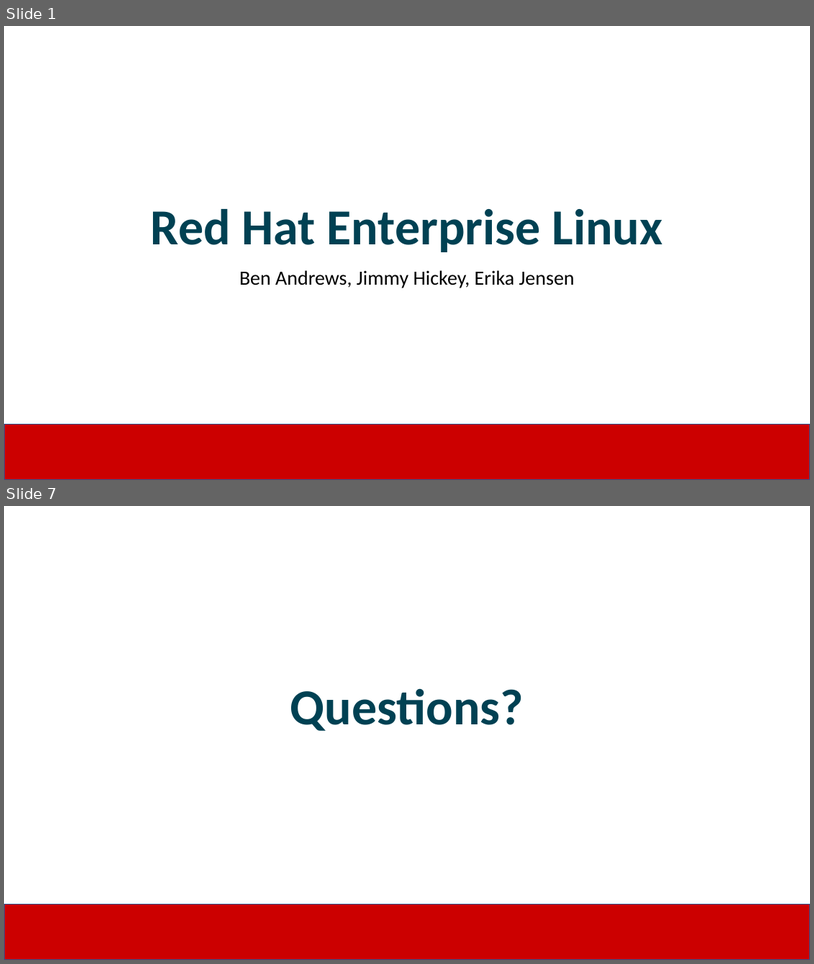
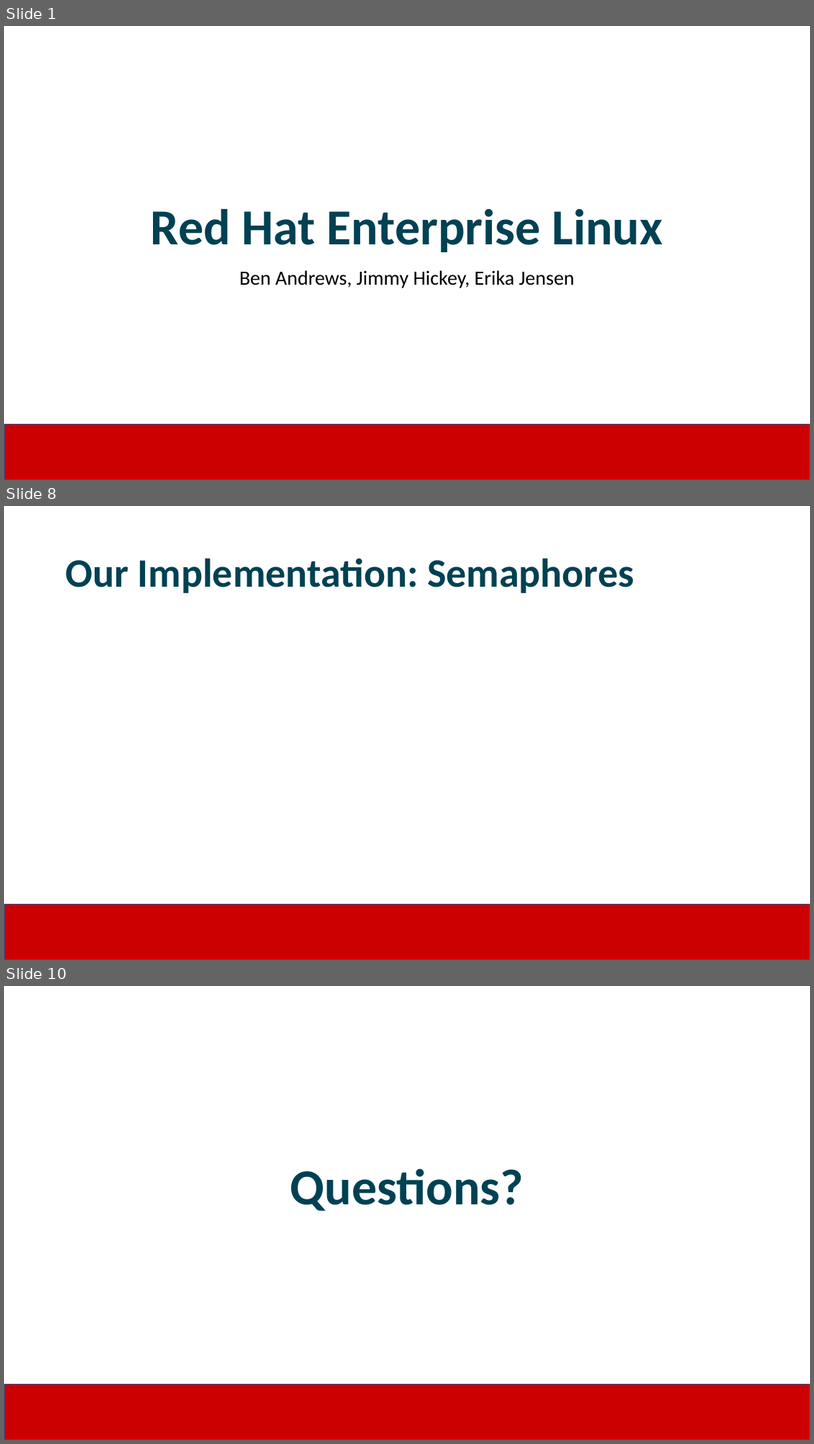
Before and after one commit to JimmyJHickey/Rambunctious-Homunculi, a slide deck: reports/RedHat_Presentation.pptx. Shown one above the other, each under a label of ours: slides 1 and 7 before the commit, slides 1, 8 and 10 after it; the slides between them are not shown. The pictures are 814x964 and 814x1444 pixels, drawn with LibreOffice and Linux fonts; fonts in the diff are those of the drawing; background and template pictures are left out. Boxes give left, top, right and bottom in pixels: in the first picture for what was removed or moved away, otherwise in the second. Text is boxed around its words. In the diff, an @@ line names an element or a change of style, - is before the commit and + after.

```diff
--- a/reports/RedHat_Presentation.pptx
+++ b/reports/RedHat_Presentation.pptx
@@ slide 8 added at <box>4,506,810,960</box>, background #FFFFFF; not listed: 1 template element that a slide beside it also shows @@
@@ title added at <box>65,558,635,593</box>, 48 pt, text #004153, bold @@
+Our Implementation: Semaphores
@@ what was slide 7 is now slide 10 @@
```
Also in this commit, not shown: 4 slides changed, 3 other slides added, 1 slide removed.
